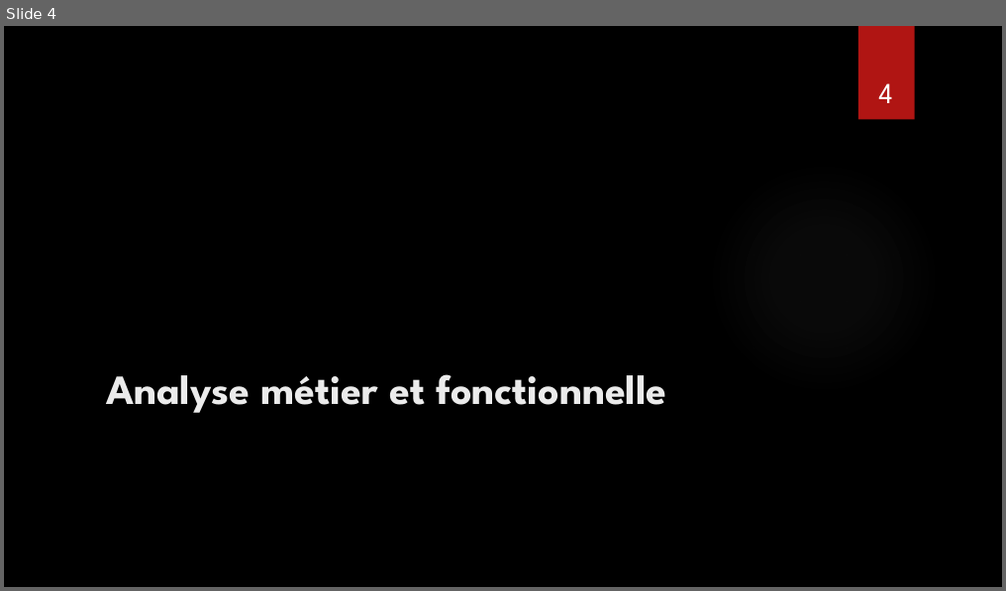
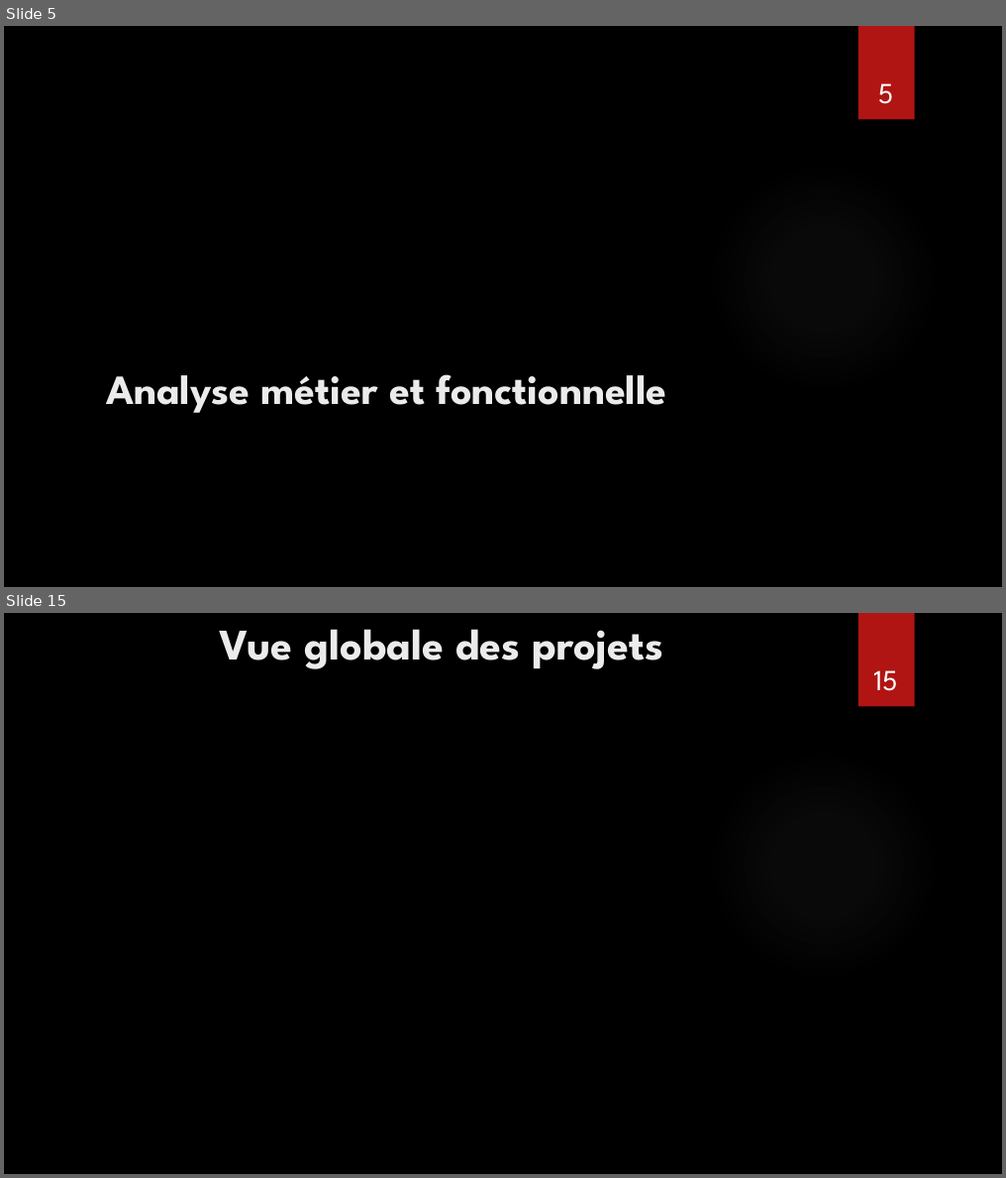
Before and after one commit to CNAM-MPIR/210_Project, a slide deck: Project/MPI_NPE_Presentation NFE210.pptx. Shown one above the other, each under a label of ours: slide 4 before the commit, slides 5 and 15 after it; the slides between them are not shown. The pictures are 1006x591 and 1006x1178 pixels, drawn with LibreOffice and Linux fonts; fonts in the diff are those of the drawing; background and template pictures are left out. Boxes give left, top, right and bottom in pixels: in the first picture for what was removed or moved away, otherwise in the second. Text is boxed around its words. In the diff, an @@ line names an element or a change of style, - is before the commit and + after.

Commit message:
Mockup de la vue du projet de migration et démarrage de la présentation powerpoint

```diff
--- a/Project/MPI_NPE_Presentation NFE210.pptx
+++ b/Project/MPI_NPE_Presentation NFE210.pptx
@@ slide 15 added at bbox=[4, 613, 1002, 1174], background picture (left out); not listed: 2 template elements that a slide beside it also shows @@
@@ title added at bbox=[220, 629, 663, 669], 42 pt, text #EBEBEB, bold @@
+Vue globale des projets
@@ page number added at bbox=[873, 670, 897, 691], 28 pt, text #FFFFFF @@
+15
@@ what was slide 4 is now slide 5 @@
@@ page number at bbox=[878, 83, 893, 104]: text changed @@
-4
+5
```
Also in this commit, not shown: 7 slides changed, 9 other slides added, 4 slides removed, 2 other files.
